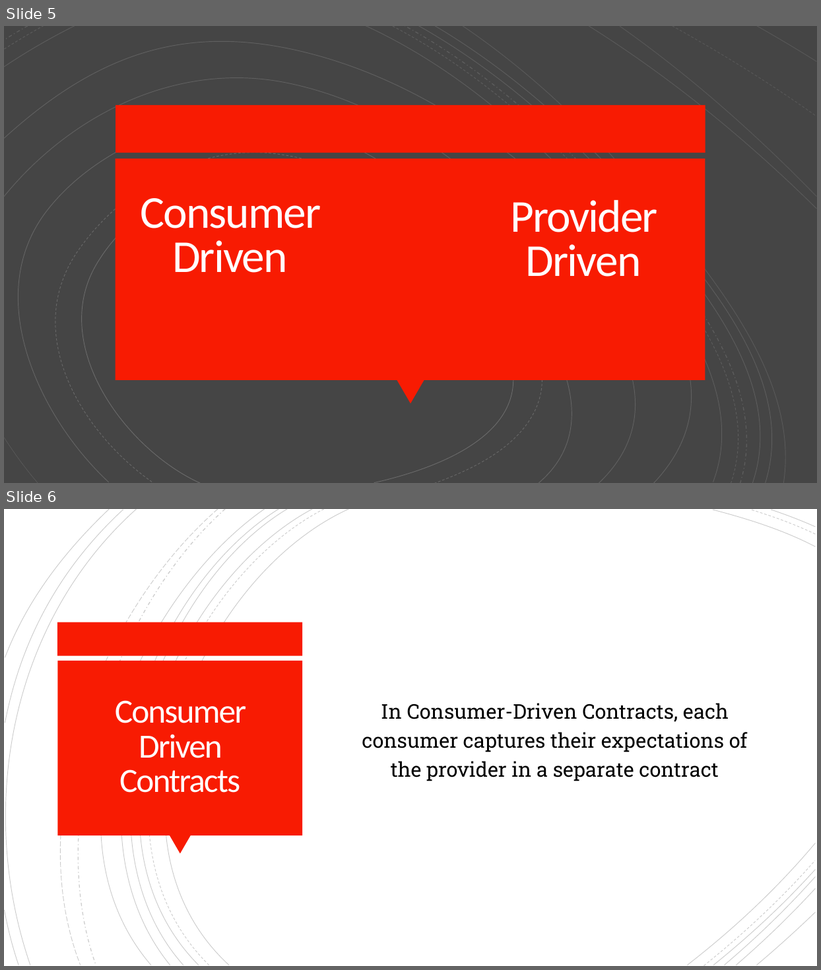
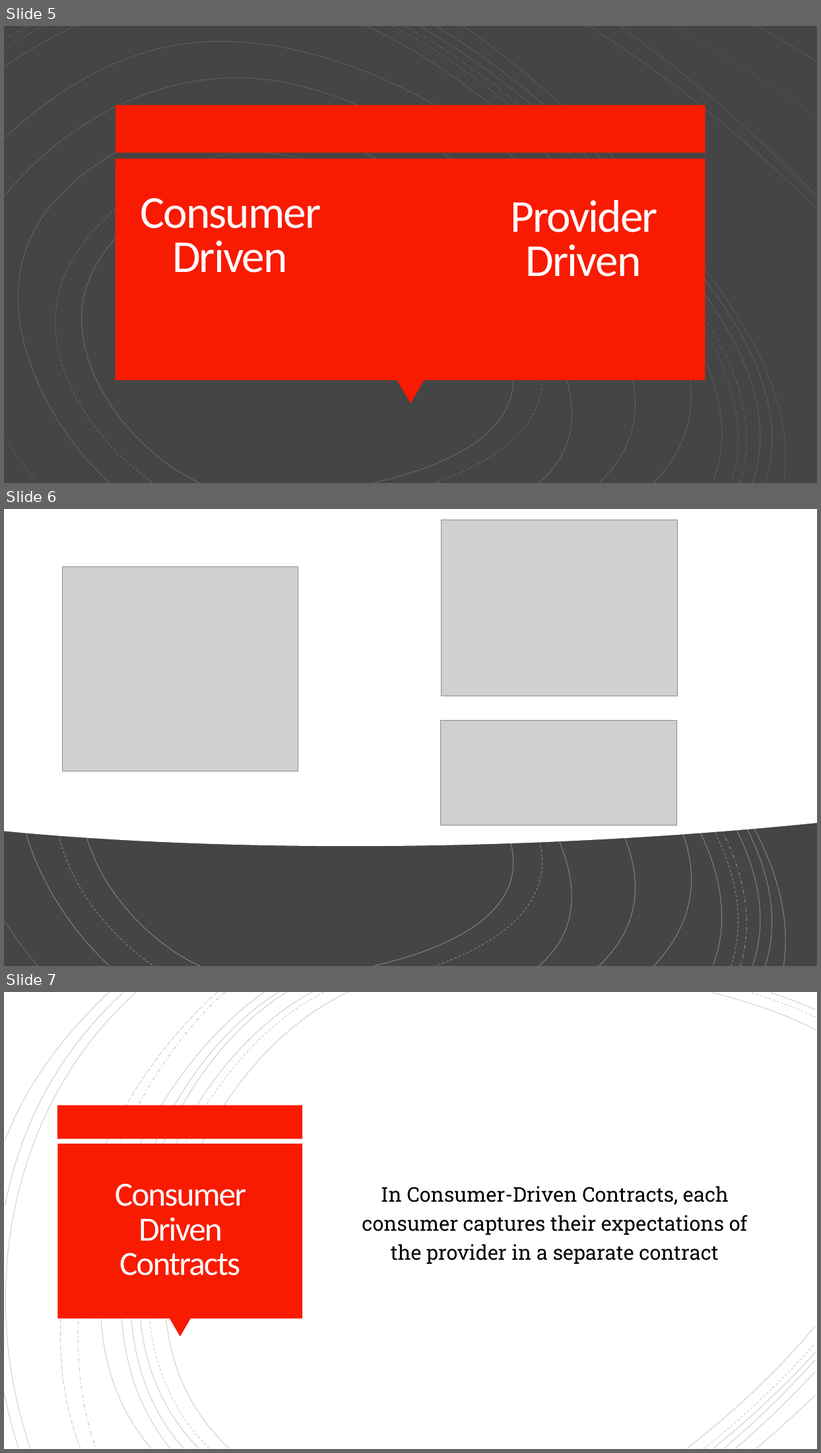
Before and after one commit to gigapr/Presentations, a slide deck: ConsumerDrivenContract.pptx. Shown one above the other, each under a label of ours: slides 5 and 6 before the commit, slides 5, 6 and 7 after it. The pictures are 821x970 and 821x1453 pixels, drawn with LibreOffice and Linux fonts; fonts in the diff are those of the drawing; grey boxes stand for pictures. Boxes give left, top, right and bottom in pixels: in the first picture for what was removed or moved away, otherwise in the second. Text is boxed around its words. In the diff, an @@ line names an element or a change of style, - is before the commit and + after.

```diff
--- a/ConsumerDrivenContract.pptx
+++ b/ConsumerDrivenContract.pptx
@@ slide 6 added at <box>4,509,817,966</box>, background #FFFFFF; not listed: 16 template elements that a slide beside it also shows @@
@@ rectangle added at <box>4,509,817,966</box>, fill #454545 @@
@@ freeform shape added at <box>4,509,817,846</box>, fill #FFFFFF @@
@@ picture added at <box>442,520,677,696</box> @@
@@ group added at <box>4,509,817,966</box>: 19 freeform shapes @@
@@ group added at <box>4,509,817,966</box>: 19 freeform shapes @@
@@ picture added at <box>63,566,298,771</box> @@
@@ picture added at <box>441,721,677,825</box> @@
@@ what was slide 6 is now slide 7 @@
```
Also in this commit, not shown: 2 slides changed, 1 other slide added, 1 slide removed.
